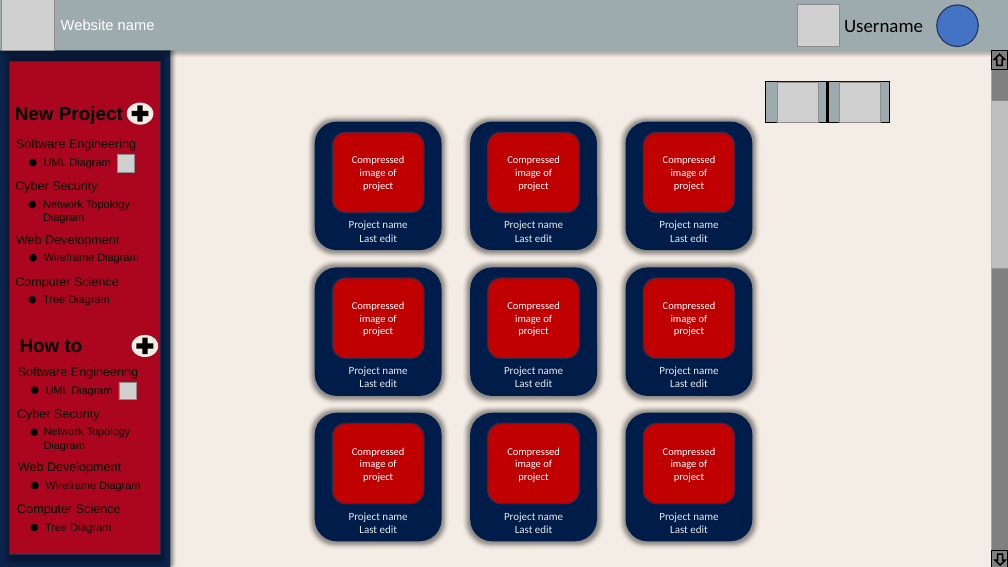
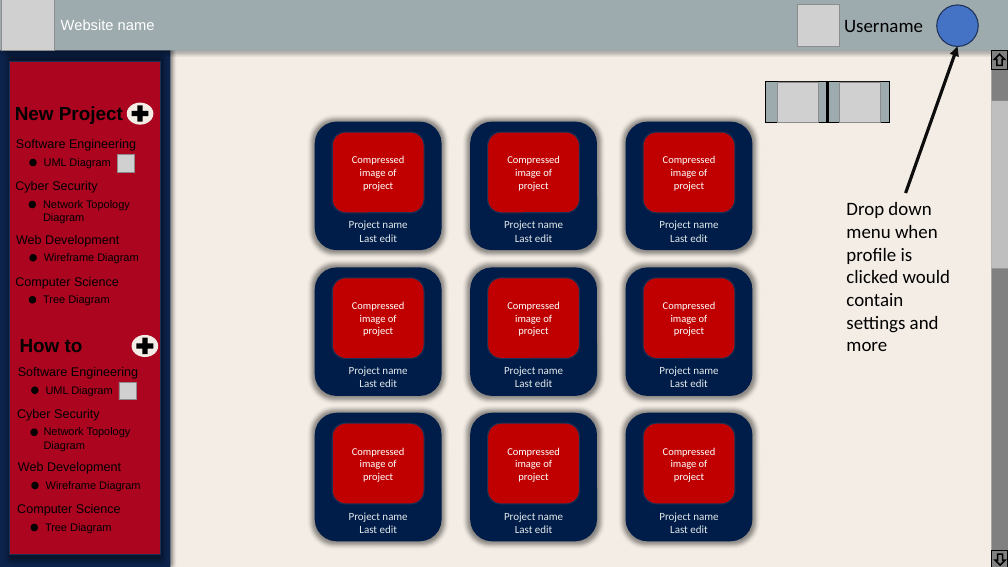
Before and after one commit to LargeDumpsterFire/CSC337-Final-Project, a slide deck: slide 8 of Sitemap ect.pptx (slide 7 before the commit). Drawn at 1008x567 pixels with LibreOffice and Linux fonts; fonts in the diff are those of the drawing; grey boxes stand for pictures. Boxes give left, top, right and bottom in pixels: in the first picture for what was removed or moved away, otherwise in the second. Text is boxed around its words. In the diff, an @@ line names an element or a change of style, - is before the commit and + after.

```diff
--- a/Sitemap ect.pptx
+++ b/Sitemap ect.pptx
@@ arrow added from (906, 193) to (958, 46), #0D0D0D 3 pt @@
@@ text added at (846,202,950,351), 18 pt, text #000000 @@
+Drop down menu when profile is clicked would contain settings and more
```
Also in this commit, not shown: 1 other slide changed, 3 slides added, 2 slides removed, 1 other file.
